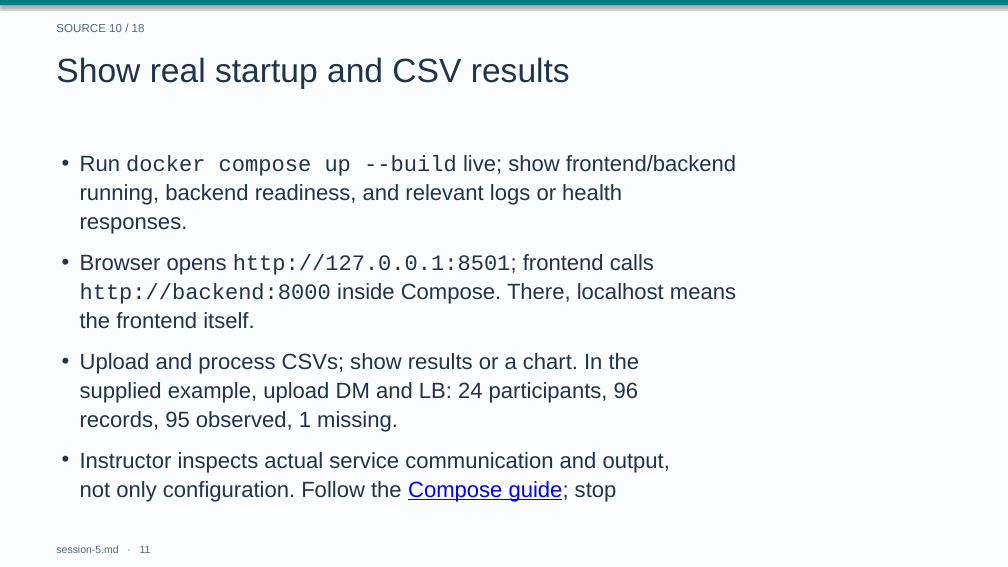
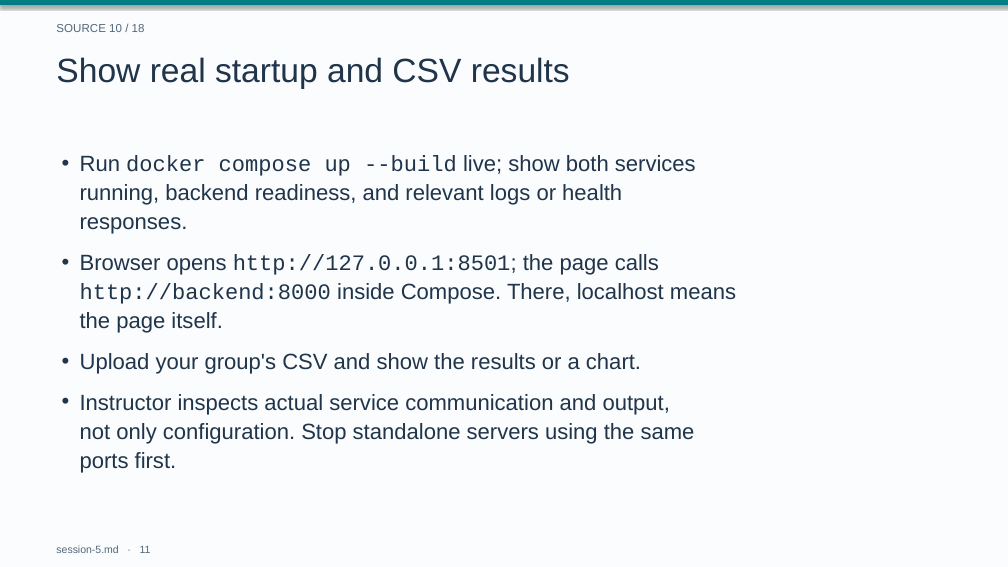
Before and after one commit to drweihungpan-lab/3R-teaching, a slide deck: slide 11 of materials/slides/session-5.pptx. Drawn at 1008x567 pixels with LibreOffice and Linux fonts; fonts in the diff are those of the drawing. Boxes give left, top, right and bottom in pixels: in the first picture for what was removed or moved away, otherwise in the second. Text is boxed around its words. In the diff, an @@ line names an element or a change of style, - is before the commit and + after.

```diff
--- a/materials/slides/session-5.pptx
+++ b/materials/slides/session-5.pptx
@@ text at <box>80,155,696,234</box>: text changed @@
-• Run docker compose up --build live; show frontend/backend
-  running, backend readiness, and relevant logs or health
-  responses.
+• Run docker compose up --build live; show both services
+  running, backend readiness, and relevant logs or health
+  responses.
@@ text at <box>80,254,736,333</box>: text changed @@
-• Browser opens http://127.0.0.1:8501; frontend calls
-  http://backend:8000 inside Compose. There, localhost means
-  the frontend itself.
+• Browser opens http://127.0.0.1:8501; the page calls
+  http://backend:8000 inside Compose. There, localhost means
+  the page itself.
@@ text at <box>80,353,641,374</box>: text changed @@
-• Upload and process CSVs; show results or a chart. In the
-  supplied example, upload DM and LB: 24 participants, 96
-  records, 95 observed, 1 missing.
+• Upload your group's CSV and show the results or a chart.
@@ text at <box>80,394,695,473</box>: text changed @@
-• Instructor inspects actual service communication and output,
-  not only configuration. Follow the Compose guide; stop
+• Instructor inspects actual service communication and output,
+  not only configuration. Stop standalone servers using the same
+  ports first.
```
Also in this commit, not shown: 16 other slides changed, 1 slide removed, 5 other files.
